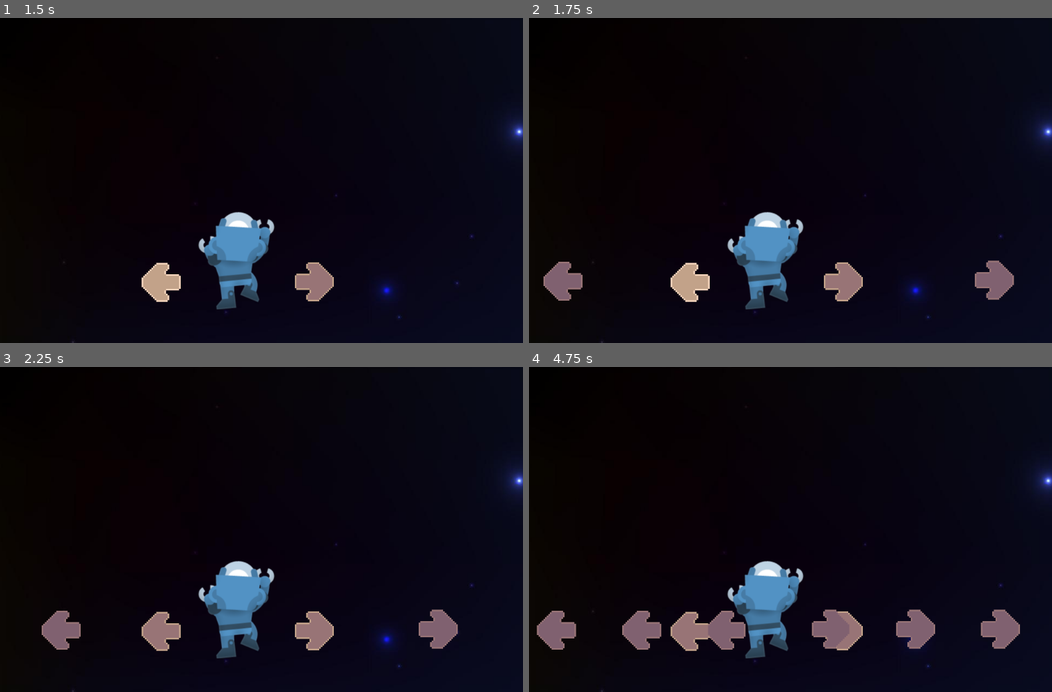
Above: before the commit, frames 1-4 (two rows, left to right).
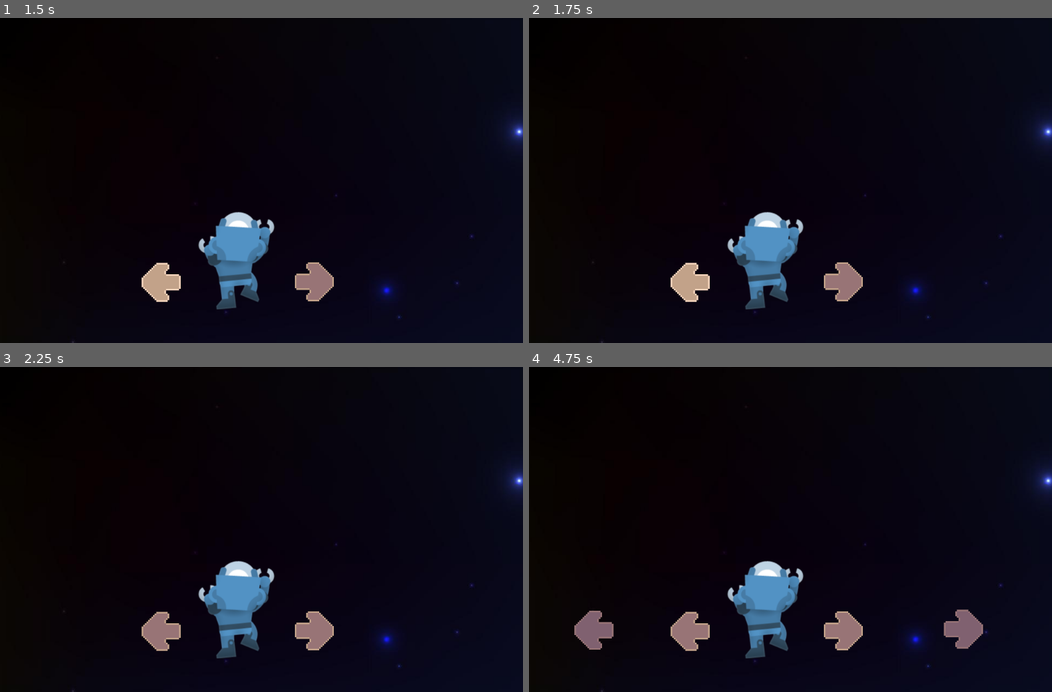
Above: after the commit, the same moments.

Repository: TrejoJulian/unq-ipv-boss-continuum
Game: Godot game, scene res://Game.tscn
Same seed, same stepped clock (60 frames per second), same inputs: the game is played once before the commit and once after it.
Inputs:
- Up to frame 1 (1.5 s): tap Enter at 0.5 s; tap Space at 1.25 s; hold A (left_arrow_pressed) from 1.28 s (still down)
- Up to frame 2 (1.75 s): keep holding A (left_arrow_pressed)
- Up to frame 3 (2.25 s): release A (left_arrow_pressed) at 2.03 s
- Up to frame 4 (4.75 s): hold A (left_arrow_pressed) from 3.53 s (still down)

Frame 1 is identical in both runs. In frame 2, 1.2% of the frame differs, in the area x 2-93%, y 74-87%; in frame 3, 1.2%; in frame 4, 4.5%, in the area x 1-94%, y 74-87%.

Commit message:
Notas randomizadas

Diff:
--- a/Game.gd
+++ b/Game.gd
@@ -4,25 +4,44 @@
 # Declare member variables here. Examples:
 # var a = 2
 # var b = "text"
+var total_notes = 0
 var score = 0
+var note_strike = 0
 
 
 # Called when the node enters the scene tree for the first time.
 func _ready():
-	randomize()
-	$NoteTimer.start()
+	$RightNoteTimer.wait_time = 4
+	$LeftNoteTimer.wait_time = 4
+	$RightNoteTimer.start()
+	$LeftNoteTimer.start()
 
 
 func _physics_process(delta):
 	pass
-#	$LeftSideNoteSpawner.spawn()
-#	$RightSideNoteSpawner.spawn()
 
 
-func update_score(n):
+func increase_score(n):
 	score += n
 
 
+func handle_miss():
+	note_strike = 0
+	score -= 1
+
+
 func _on_RightNoteTimer_timeout():
+	total_notes += 1
+	$RightSideNoteSpawner.spawn()
+	if(total_notes <= 10):
+		$RightNoteTimer.wait_time = randi()%6+3
+	else:
+		$RightNoteTimer.wait_time = randi()%4+1
+
+func _on_LeftNoteTimer_timeout():
+	total_notes += 1
 	$LeftSideNoteSpawner.spawn()
-	$RightSideNoteSpawner.spawn()
+	if(total_notes <= 5):
+		$LeftNoteTimer.wait_time = randi()%6+3
+	else:
+		$LeftNoteTimer.wait_time = randi()%4+1
--- a/Game.tscn
+++ b/Game.tscn
@@ -48,7 +48,9 @@
 [node name="BadArea" parent="." instance=ExtResource( 8 )]
 position = Vector2( 495.339, 489.104 )
 
-[node name="NoteTimer" type="Timer" parent="."]
-wait_time = 1.558
+[node name="RightNoteTimer" type="Timer" parent="."]
 
-[connection signal="timeout" from="NoteTimer" to="." method="_on_RightNoteTimer_timeout"]
+[node name="LeftNoteTimer" type="Timer" parent="."]
+
+[connection signal="timeout" from="RightNoteTimer" to="." method="_on_RightNoteTimer_timeout"]
+[connection signal="timeout" from="LeftNoteTimer" to="." method="_on_LeftNoteTimer_timeout"]
--- a/entities/arrow/ArrowButton.gd
+++ b/entities/arrow/ArrowButton.gd
@@ -39,14 +39,11 @@
 			$PushTimer.start()
 
 
-
 func _reset():
 	current_note = null
 	perfect = false
 	great = false
 	okay = false
-
-
 
 
 func _on_PerfectArea_area_entered(area):
--- a/entities/note/Note.gd
+++ b/entities/note/Note.gd
@@ -46,9 +46,6 @@
 		$Node2D/Label.modulate = Color("997577")
 
 
-
-
-
 func bad_area_entered():
 	queue_free()
 #	get_parent().reset_combo()
